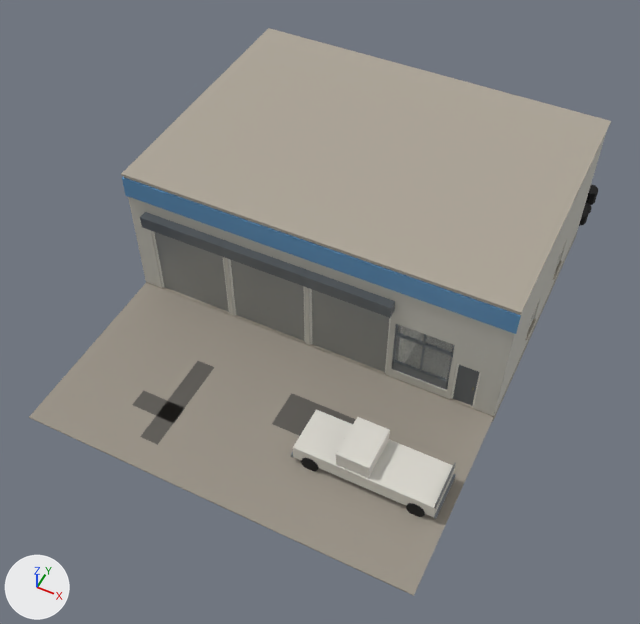
The glTF model assets/models/small_buildings/garage.glb, before and after one commit.
Both versions are drawn from a 50 mm lens placed at (10.2, -24.9, 26.5), pointed at (0.0, -4.6, 1.1). The axes (+X, +Y, +Z) are drawn at lower left. The lights are the same throughout. The picture after the commit comes second. Objects named as collision shapes, trigger or cutter boxes, shadow casters or lower levels of detail are left out. Vertices at exactly the same position are counted once.

Objects in the first picture: 'LOD0' and 1 more.
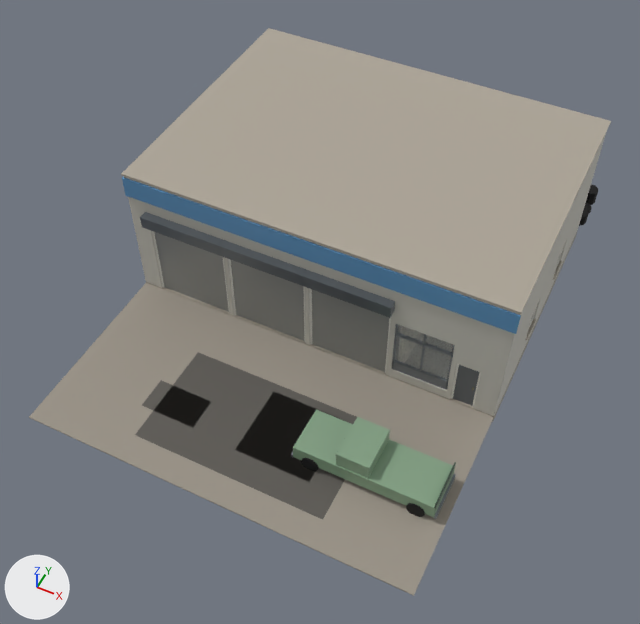
The change in detail:
me_garage_lod0 has 1725 vertices, 3454 faces and spans x -7.6..7.7, y -13.0..8.0, z -0.3..5.8.
me_garage_lod0 is used by ob_lod0; location (0.0, 0.0, 0.0).
me_garage_lod0 part 1: the loose piece of 8 vertices spanning x -4.5..-2.7, y -10.9..-10.2, z 0.1 is scaled about its middle by (1.61, 3.85, 1), then moved by (4.9, 1.1, 0.0).
me_garage_lod0 part 2: the loose piece of 8 vertices spanning x 0.5..3.4, y -9.3..-7.8, z 0.1 is scaled about its middle by (0.741, 0.836, 1), then moved by (-5.0, -1.5, 0.0).
me_garage_lod0 part 3: the loose piece of 8 vertices spanning x -3.4..-2.7, y -11.9..-8.0, z 0.1 is scaled about its middle by (10.1, 1.1, 1), then moved by (3.1, 0.2, 0.0).
me_garage_lod0 part 4: 892 faces centred in x -7.2..7.2, y -10.4..5.2, z -0.1..4.7 are repainted in the vertex colours; the middle colour goes from white #edefed to light grey #ddd7cb.

Boxes (x1, y1, x2, y2) around the edits, measured in the pictures (640 x 624 px; the box of a moved part takes in the faces that stretch with it):
part 1 of me_garage_lod0, moved or reshaped: before (132, 390, 185, 423); after (236, 392, 345, 481)
part 2 of me_garage_lod0, moved or reshaped: before (272, 393, 356, 436); after (142, 380, 210, 427)
part 3 of me_garage_lod0, moved or reshaped: before (140, 361, 214, 445); after (135, 352, 357, 520)
part 4 of me_garage_lod0, recoloured (darker): (293, 326, 456, 517) in both
